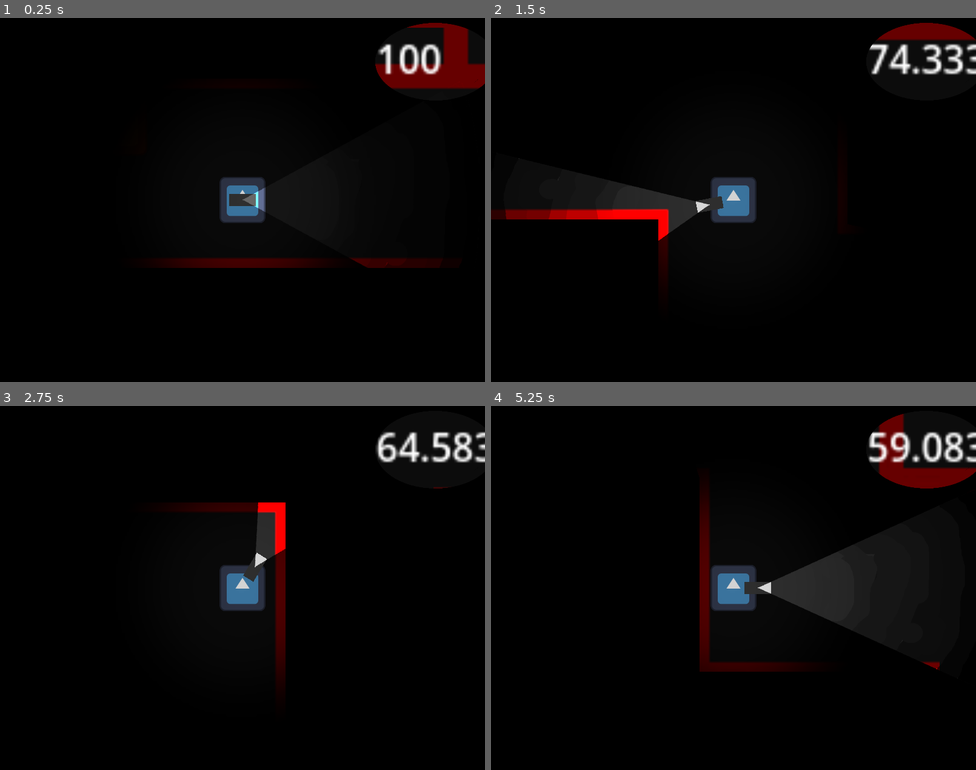
Above: before the commit, frames 1-4 (two rows, left to right).
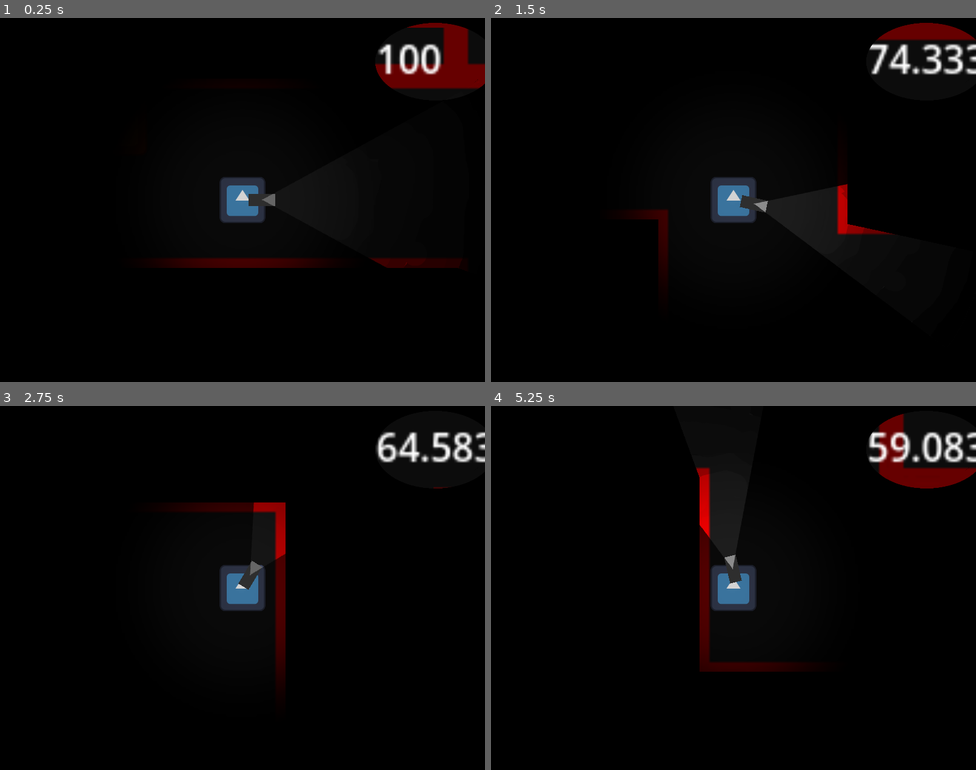
Above: after the commit, the same moments.

Repository: TomkoSK/maze-minigame
Game: Godot game, scene res://Scenes/Main.tscn
Two runs of this game, one before a commit and one after it. Both use one fixed random seed, a clock stepped at 60 frames per second and the inputs below. The engine's default icon, where the game draws it, is replaced by a stand-in: a white triangle on a blue panel in a dark square.
Inputs (mouse positions are in pixels of both pictures, inside the frame that each line leads up to):
- Up to frame 1 (0.25 s): no input
- Up to frame 2 (1.5 s): tap Enter at 0.5 s; move the mouse to (840, 181) at 0.52 s; hold D (right) 0.53-1.28 s; hold Shift (sprint) 0.53-1.28 s; click (840, 181) at 0.67 s; move the mouse to (636, 218) at 1.27 s; hold S (down) from 1.28 s (still down); tap Shift (sprint) at 1.35 s; click (636, 218) at 1.42 s
- Up to frame 3 (2.75 s): move the mouse to (291, 507) at 2.02 s; release S (down) at 2.03 s; hold D (right) from 2.03 s (still down); hold Shift (sprint) from 2.03 s (still down); click (291, 507) at 2.17 s
- Up to frame 4 (5.25 s): move the mouse to (709, 660) at 2.77 s; release D (right) at 2.78 s; release Shift (sprint) at 2.78 s; hold W (up) 2.78-3.53 s; tap Shift (sprint) at 2.85, 4.35 s; click (709, 660) at 2.92 s; move the mouse to (879, 642) at 3.52 s; hold Shift (sprint) 3.53-4.28 s; hold A (left) 3.53-5.03 s; click (879, 642) at 3.67 s; move the mouse to (588, 533) at 4.27 s; click (588, 533) at 4.42 s; move the mouse to (757, 588) at 5.02 s; hold S (down) from 5.03 s (still down); hold Shift (sprint) from 5.03 s (still down); click (757, 588) at 5.17 s

The runs differ from the first frame. In frame 1, 0.5% of the frame differs, in the area x 47-95%, y 46-69%; in frame 2, 3.2%; in frame 3, 0.7%; in frame 4, 3.8%, in the area x 42-100%, y 16-75%.

Commit message:
flashlight shake added

Diff:
--- a/Scenes/Player.tscn
+++ b/Scenes/Player.tscn
@@ -1,9 +1,10 @@
-[gd_scene load_steps=8 format=3 uid="uid://djfyvo87iv3jf"]
+[gd_scene load_steps=9 format=3 uid="uid://djfyvo87iv3jf"]
 
 [ext_resource type="Script" path="res://Scripts/Player.gd" id="1_pb76f"]
 [ext_resource type="Texture2D" uid="uid://ba2vdnscmq6cj" path="res://icon.svg" id="2_i7nb4"]
 [ext_resource type="Texture2D" uid="uid://ck6hxnn2mekwx" path="res://cone.png" id="3_vikql"]
 [ext_resource type="Texture2D" uid="uid://clrvbplty7fiy" path="res://flashlight.png" id="3_yo5in"]
+[ext_resource type="Script" path="res://Scripts/Flashlight.gd" id="4_f8c8n"]
 [ext_resource type="Texture2D" uid="uid://ds2dcu4hu25j" path="res://uncone_flashligh.png" id="4_oc82a"]
 [ext_resource type="Texture2D" uid="uid://idbylid3q4oo" path="res://circle.png" id="6_yyqif"]
 
@@ -23,6 +24,7 @@
 [node name="Flashlight" type="Sprite2D" parent="."]
 self_modulate = Color(0.412152, 0.412152, 0.412152, 1)
 texture = ExtResource("3_yo5in")
+script = ExtResource("4_f8c8n")
 
 [node name="Light" type="PointLight2D" parent="Flashlight"]
 shadow_enabled = true
--- /dev/null
+++ b/Scripts/Flashlight.gd
@@ -0,0 +1,53 @@
+extends Sprite2D
+
+var player : Node2D
+var shakeIntensity = 3
+var shakeFrequency = 0.007
+
+func _ready():
+	player = get_parent()
+
+
+func _process(delta):
+	if(player.sprinting):
+		shakeIntensity = 1.9
+		shakeFrequency = 0.0085
+	elif(player.velocity != Vector2.ZERO):
+		shakeIntensity = 1.2
+		shakeFrequency = 0.005
+	else:
+		shakeIntensity = 0
+		shakeFrequency = 0
+
+	var cursorPos = get_global_mouse_position()#All of this is supposed to gradually move the flashlight to the player's cursor, its not working :3
+	var desiredDirection = player.position.direction_to(cursorPos)
+	var desiredAngle = rad_to_deg(desiredDirection.angle())
+	var currentDirection = player.position.direction_to(global_position)
+	var currentAngle = rad_to_deg(currentDirection.angle())
+	var changedAngle
+	if(abs(currentAngle-desiredAngle) >= 180):
+		changedAngle = move_toward(currentAngle, desiredAngle, -120*delta)
+	else:
+		changedAngle = move_toward(currentAngle, desiredAngle, 120*delta)
+
+	rotation = deg_to_rad(changedAngle)
+	global_position = player.position + Vector2.RIGHT.rotated(deg_to_rad(changedAngle))*8
+
+
+	var xShakeModifier = player.position.direction_to(cursorPos).x*shakeIntensity
+	var yShakeModifier = player.position.direction_to(cursorPos).y*shakeIntensity
+	var offsetGlobal = Vector2(sin(float(Time.get_ticks_msec())*shakeFrequency)*xShakeModifier, sin(float(Time.get_ticks_msec())*shakeFrequency)*yShakeModifier)
+	global_position += offsetGlobal
+
+func _input(event):
+	if(event is InputEventMouseButton):
+		if(event.button_index == 1 and event.is_pressed()):
+			var tween = create_tween()
+			tween.tween_property($Light, "scale", Vector2(1, 0.5), 0.2)
+			tween = create_tween()
+			tween.tween_property($Light, "energy", 3, 0.2)
+		if(event.button_index == 1 and !event.is_pressed()):
+			var tween = create_tween()
+			tween.tween_property($Light, "scale", Vector2(1, 1), 0.2)
+			tween = create_tween()
+			tween.tween_property($Light, "energy", 1, 0.2)
--- a/Scripts/Player.gd
+++ b/Scripts/Player.gd
@@ -20,25 +20,10 @@
 		velocity = Input.get_vector("left", "right", "up", "down")*SPEED
 	sprint=clamp(sprint, 0, 100)
 
-	var cursorPos = get_global_mouse_position()
-	$Flashlight.rotation = position.direction_to(cursorPos).angle()
-	$Flashlight.global_position = position.move_toward(cursorPos, 10)
-
 func _physics_process(_delta):
 	move_and_slide()
 
 func _input(event):
-	if(event is InputEventMouseButton):
-		if(event.button_index == 1 and event.is_pressed()):
-			var tween = create_tween()
-			tween.tween_property($Flashlight/Light, "scale", Vector2(1, 0.5), 0.2)
-			tween = create_tween()
-			tween.tween_property($Flashlight/Light, "energy", 3, 0.2)
-		if(event.button_index == 1 and !event.is_pressed()):
-			var tween = create_tween()
-			tween.tween_property($Flashlight/Light, "scale", Vector2(1, 1), 0.2)
-			tween = create_tween()
-			tween.tween_property($Flashlight/Light, "energy", 1, 0.1)
 	if(event.is_action_pressed("sprint")):
 		sprinting = true
 	if(event.is_action_released("sprint")):
